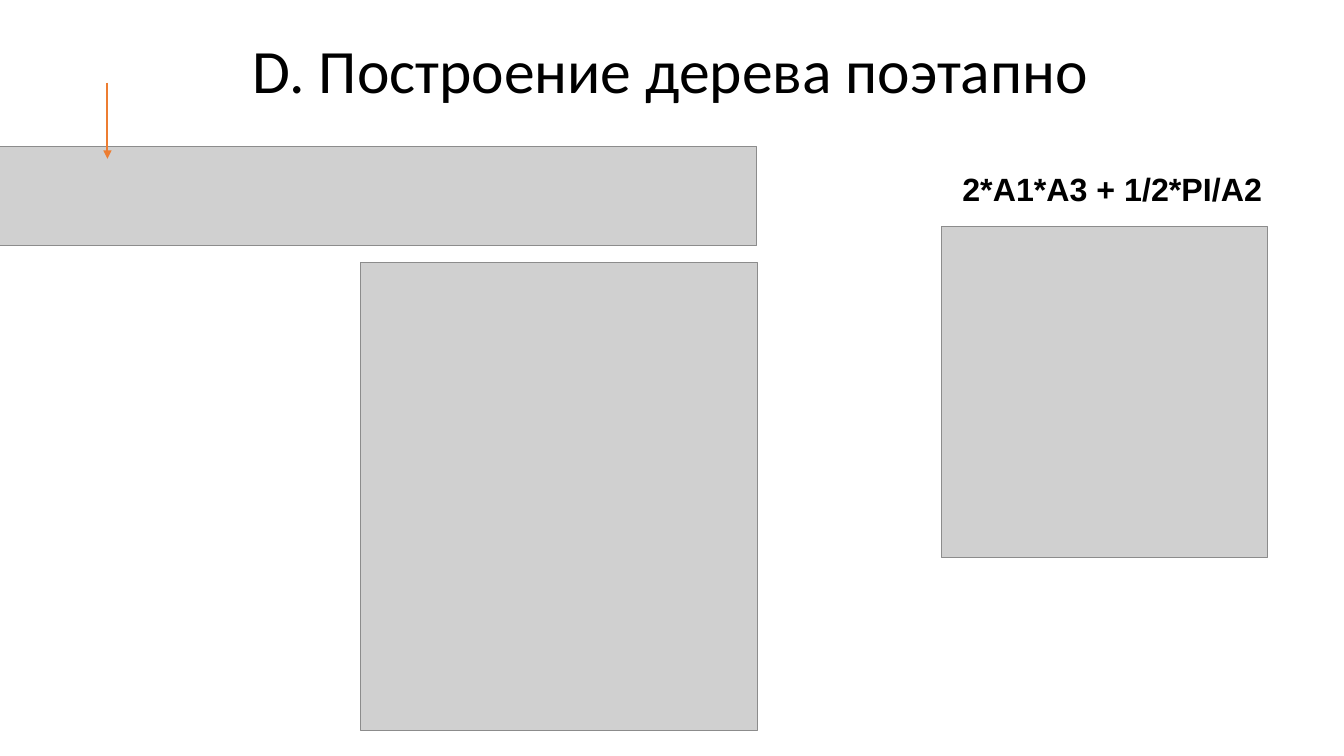
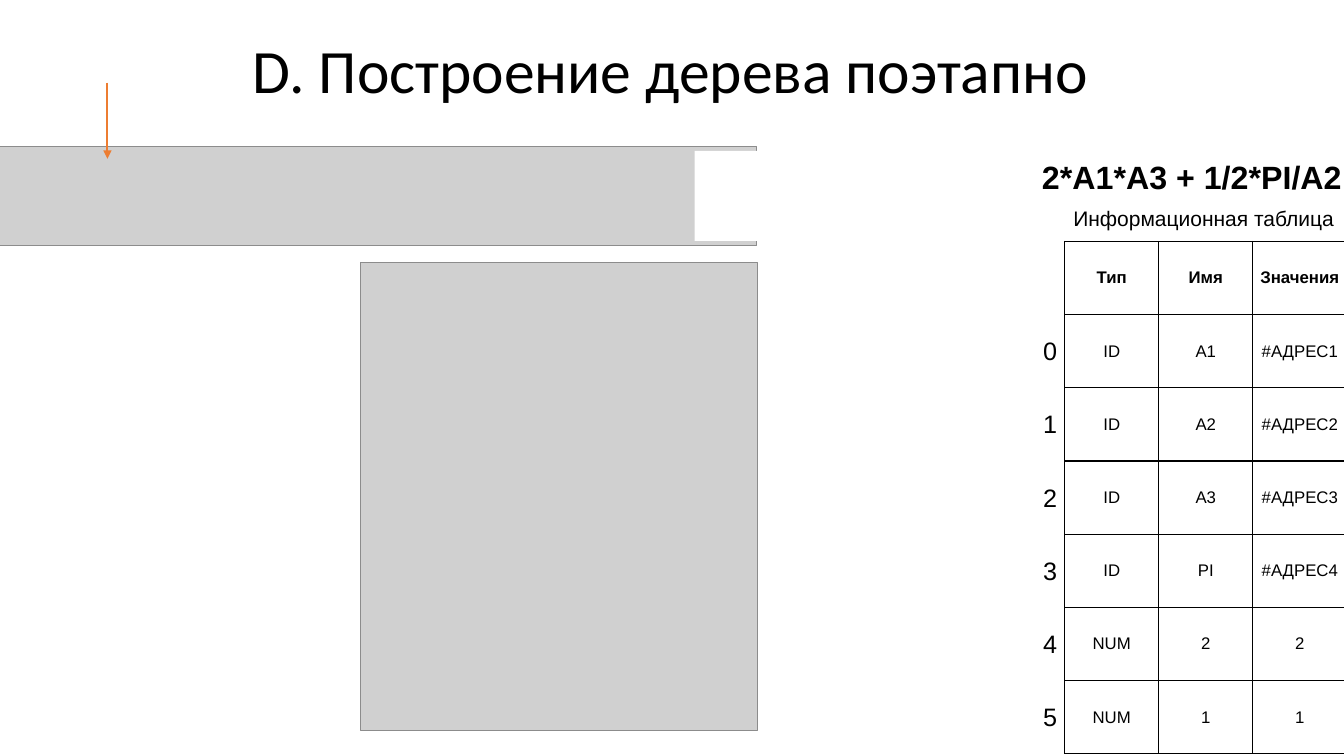
Before and after one commit to goddamnteam/korzun, a slide deck: slide 19 of task3.pptx (slide 17 before the commit). Drawn at 1344x756 pixels with LibreOffice and Linux fonts; fonts in the diff are those of the drawing; grey boxes stand for pictures. Boxes give left, top, right and bottom in pixels: in the first picture for what was removed or moved away, otherwise in the second. Text is boxed around its words. In the diff, an @@ line names an element or a change of style, - is before the commit and + after.

```diff
--- a/task3.pptx
+++ b/task3.pptx
@@ rectangle added at bbox=[695, 151, 775, 241], fill #FFFFFF @@
@@ text "2*A1*A3 + 1/2*PI/A2": place and size @@
-text "2*A1*A3 + 1/2*PI/A2" at bbox=[962, 177, 1262, 202]
+text "2*A1*A3 + 1/2*PI/A2" at bbox=[1042, 165, 1342, 190]
@@ picture removed at bbox=[942, 227, 1267, 558] @@
@@ text added at bbox=[1073, 210, 1334, 231], 15 pt, text #000000 @@
+Информационная таблица
@@ table added at bbox=[1065, 242, 1344, 609], 5 rows, 3 columns @@
+Тип | Имя | Значения
+ID | A1 | #АДРЕС1
+ID | A2 | #АДРЕС2
+ID | A3 | #АДРЕС3
+ID | PI | #АДРЕС4
@@ text added at bbox=[1043, 342, 1057, 361], 18 pt, text #000000 @@
+0
@@ text added at bbox=[1043, 415, 1057, 433], 18 pt, text #000000 @@
+1
@@ text added at bbox=[1043, 489, 1057, 507], 18 pt, text #000000 @@
+2
@@ text added at bbox=[1043, 562, 1057, 581], 18 pt, text #000000 @@
+3
@@ table added at bbox=[1065, 608, 1344, 756], 2 rows, 3 columns @@
+NUM | 2 | 2
+NUM | 1 | 1
@@ text added at bbox=[1043, 635, 1057, 653], 18 pt, text #000000 @@
+4
@@ text added at bbox=[1043, 708, 1057, 727], 18 pt, text #000000 @@
+5
```
Also in this commit, not shown: 12 other slides changed, 9 slides added, 7 slides removed.
